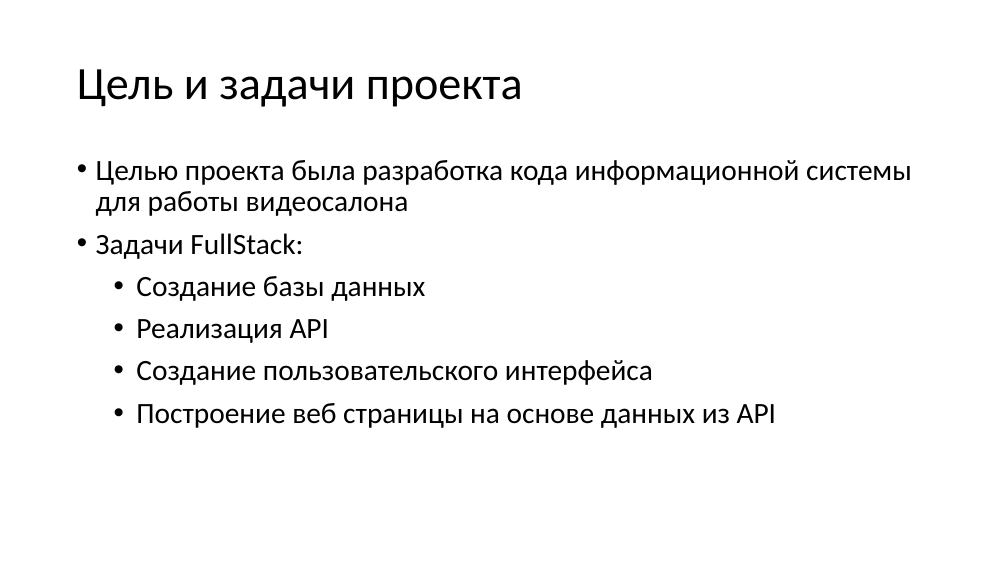
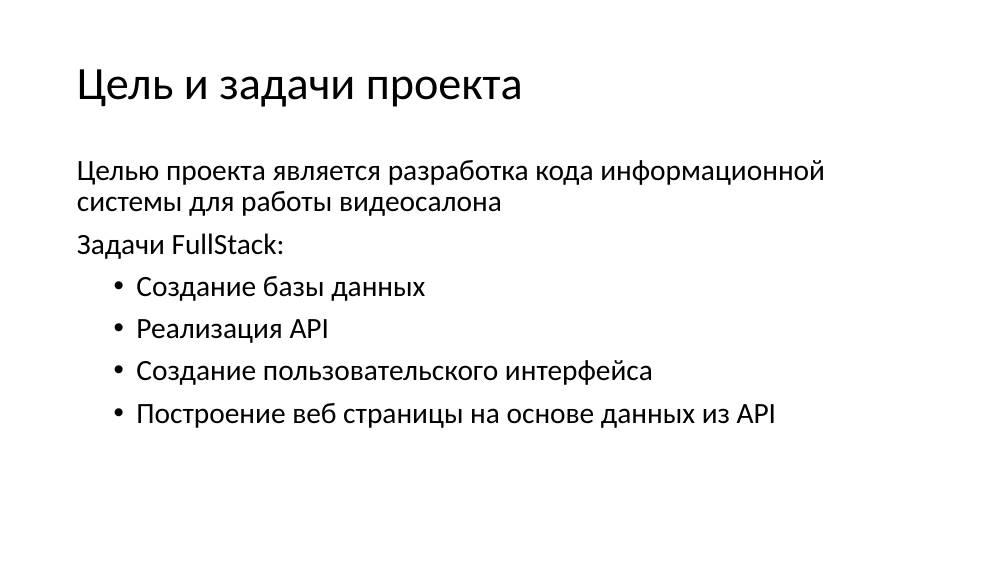
Before and after one commit to H3LLG0/Cursovoi, a slide deck: slide 3 of DOCS/презентация к карсовому проекту.pptx. Drawn at 1008x567 pixels with LibreOffice and Linux fonts; fonts in the diff are those of the drawing. Boxes give left, top, right and bottom in pixels: in the first picture for what was removed or moved away, otherwise in the second. Text is boxed around its words. In the diff, an @@ line names an element or a change of style, - is before the commit and + after.

```diff
--- a/DOCS/презентация к карсовому проекту.pptx
+++ b/DOCS/презентация к карсовому проекту.pptx
@@ text at box(77, 160, 825, 216): text changed @@
-• Целью проекта была разработка кода информационной системы для работы видеосалона
+Целью проекта является разработка кода информационной системы для работы видеосалона
@@ text at box(77, 233, 285, 259): bullet • to none @@
```
Also in this commit, not shown: 3 other slides changed, 1 slide added, 2 slides removed.
